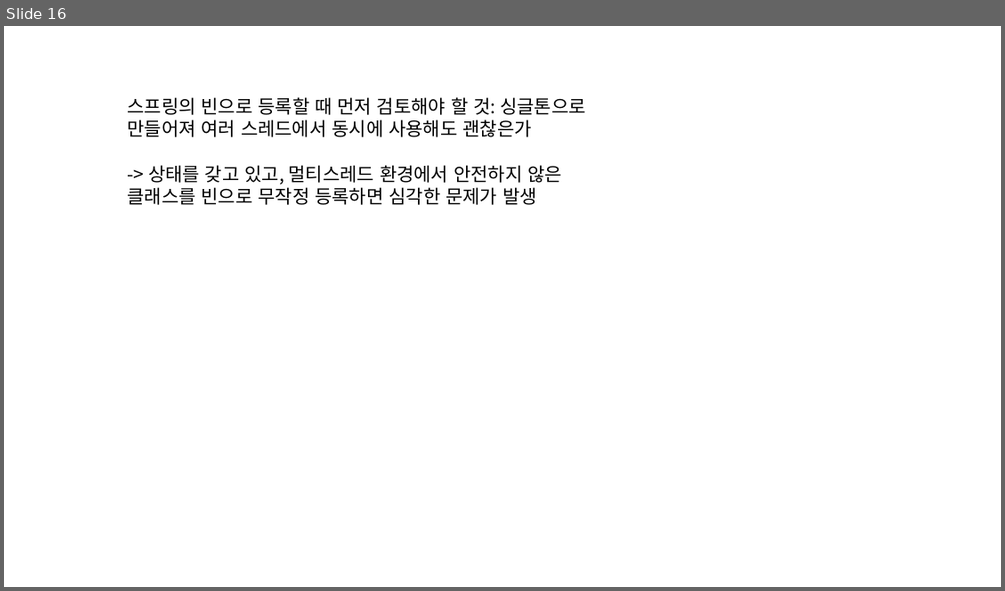
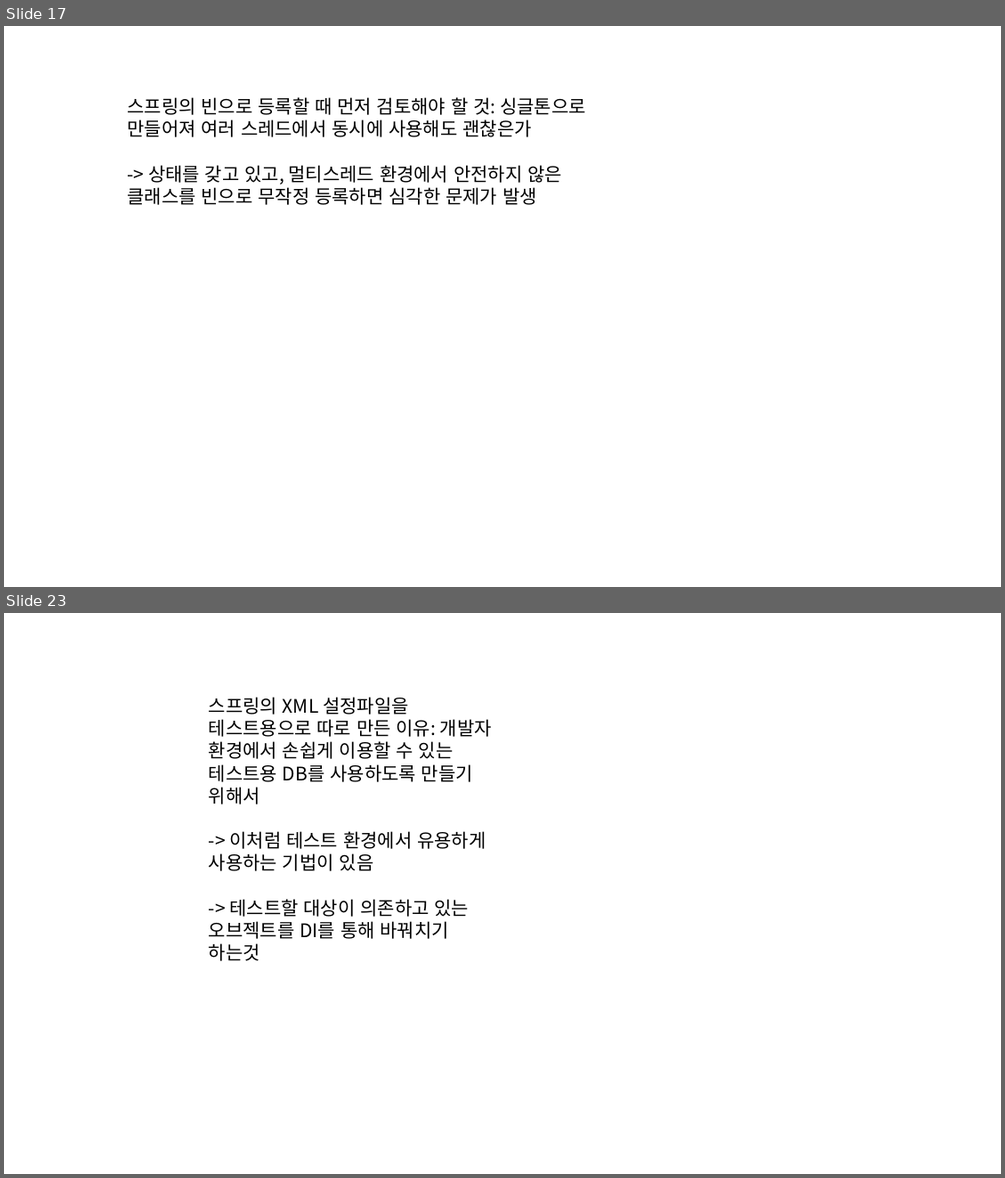
Before and after one commit to eongss/testproject, a slide deck: 프레젠테이션1.pptx. Shown one above the other, each under a label of ours: slide 16 before the commit, slides 17 and 23 after it; the slides between them are not shown. The pictures are 1005x591 and 1005x1178 pixels, drawn with LibreOffice and Linux fonts; fonts in the diff are those of the drawing. Boxes give left, top, right and bottom in pixels: in the first picture for what was removed or moved away, otherwise in the second. Text is boxed around its words. In the diff, an @@ line names an element or a change of style, - is before the commit and + after.

```diff
--- a/프레젠테이션1.pptx
+++ b/프레젠테이션1.pptx
@@ slide 23 added at [4,613,1001,1174], background #FFFFFF @@
@@ text added at [209,697,492,961], 18 pt, text #000000 @@
+스프링의 XML 설정파일을 테스트용으로 따로 만든 이유: 개발자 환경에서 손쉽게 이용할 수 있는 테스트용 DB를 사용하도록 만들기 위해서
+-> 이처럼 테스트 환경에서 유용하게 사용하는 기법이 있음
+-> 테스트할 대상이 의존하고 있는 오브젝트를 DI를 통해 바꿔치기 하는것
@@ what was slide 16 is now slide 17 @@
```
Also in this commit, not shown: 1 slide changed, 23 other slides added.
